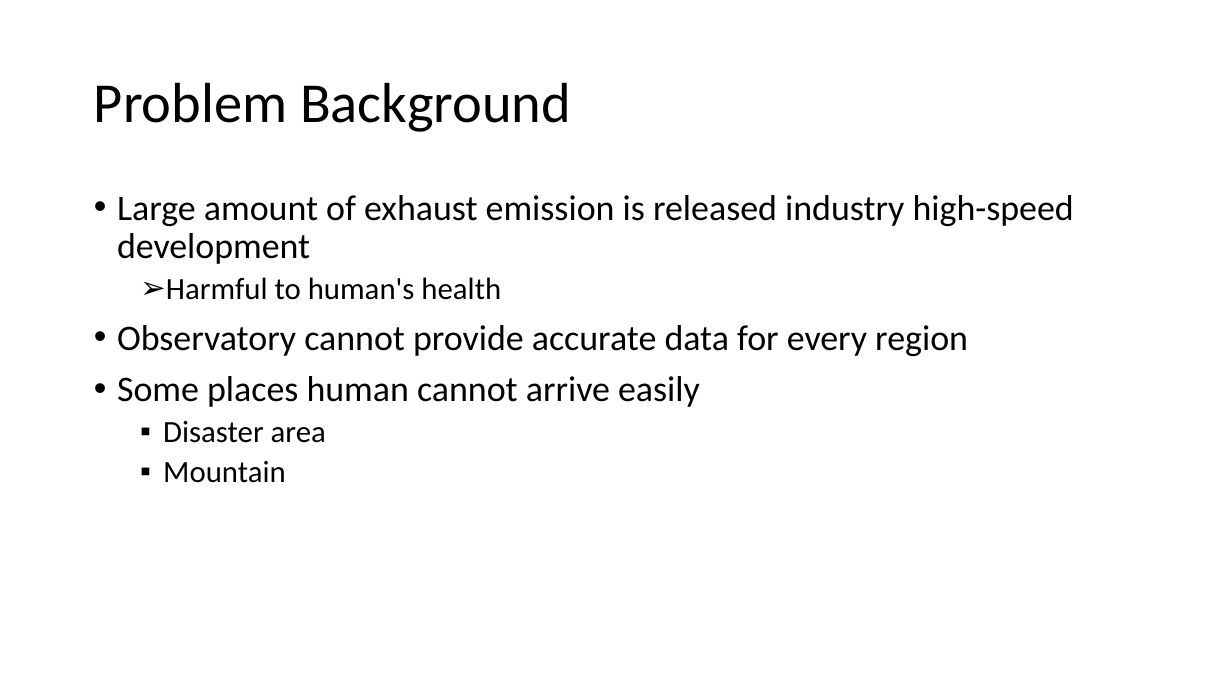
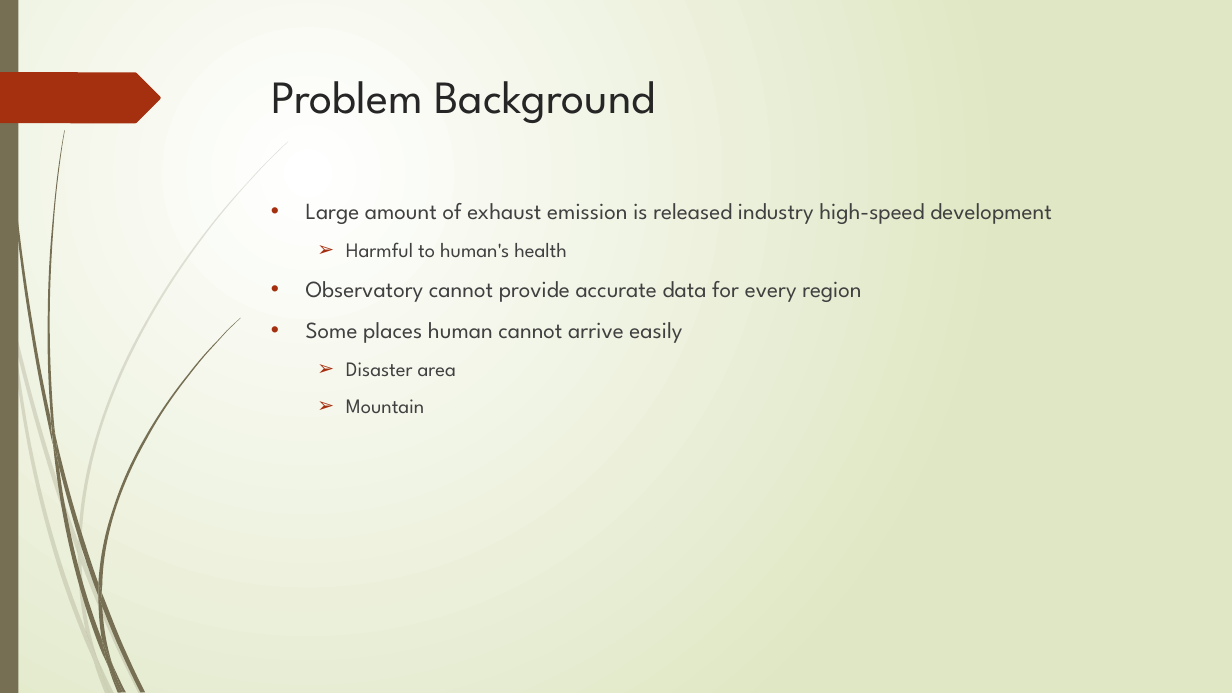
Before and after one commit to Ethan7102/FYP, a slide deck: slide 4 of FYP_document/Interim Report/Interim Report.pptx. Drawn at 1232x693 pixels with LibreOffice and Linux fonts; fonts in the diff are those of the drawing. Boxes give left, top, right and bottom in pixels: in the first picture for what was removed or moved away, otherwise in the second. Text is boxed around its words. In the diff, an @@ line names an element or a change of style, - is before the commit and + after.

```diff
--- a/FYP_document/Interim Report/Interim Report.pptx
+++ b/FYP_document/Interim Report/Interim Report.pptx
@@ background #FFFFFF to gradient #FFFFFF to #DFE8C4 @@
@@ rectangle added at (0, 0, 18, 693), fill #766F54 @@
@@ freeform shape added at (0, 72, 161, 123), fill #A53010 @@
@@ title "Problem Background": place and size @@
-title "Problem Background" at (94, 82, 571, 132)
+title "Problem Background" at (271, 81, 655, 123)
@@ title "Problem Background" at (271, 81, 655, 123): size 44 to 36 pt, font Calibri to League Spartan, text colour #000000 to #262626; line spacing 0.9 to 1; vertical alignment middle to top @@
@@ text "Large amount of exhaust emission ...": place and size @@
-text "Large amount of exhaust emission ..." at (117, 195, 1074, 483)
+text "Large amount of exhaust emission ..." at (306, 203, 1051, 413)
@@ text "Large amount of exhaust emission ..." at (306, 203, 1051, 413): size 28 to 18 pt in "Large amount of exhaust emission is released ...", "Observatory cannot provide accurate data for every ...", "Some places human cannot arrive easily"; font Calibri to League Spartan, text colour #000000 to #404040; size 24 to 16 pt in "Harmful to human's health", "Disaster area", "Mountain"; indent changed; line spacing 0.9 to 1; more space between paragraphs; bullet ▪ to ➢ @@
@@ group added at (0, 141, 288, 693): 10 freeform shapes @@
@@ group added at (3, 0, 240, 693): 12 freeform shapes @@
```
Also in this commit, not shown: 3 other slides changed, 14 slides added, 1 slide removed, 16 other files.
